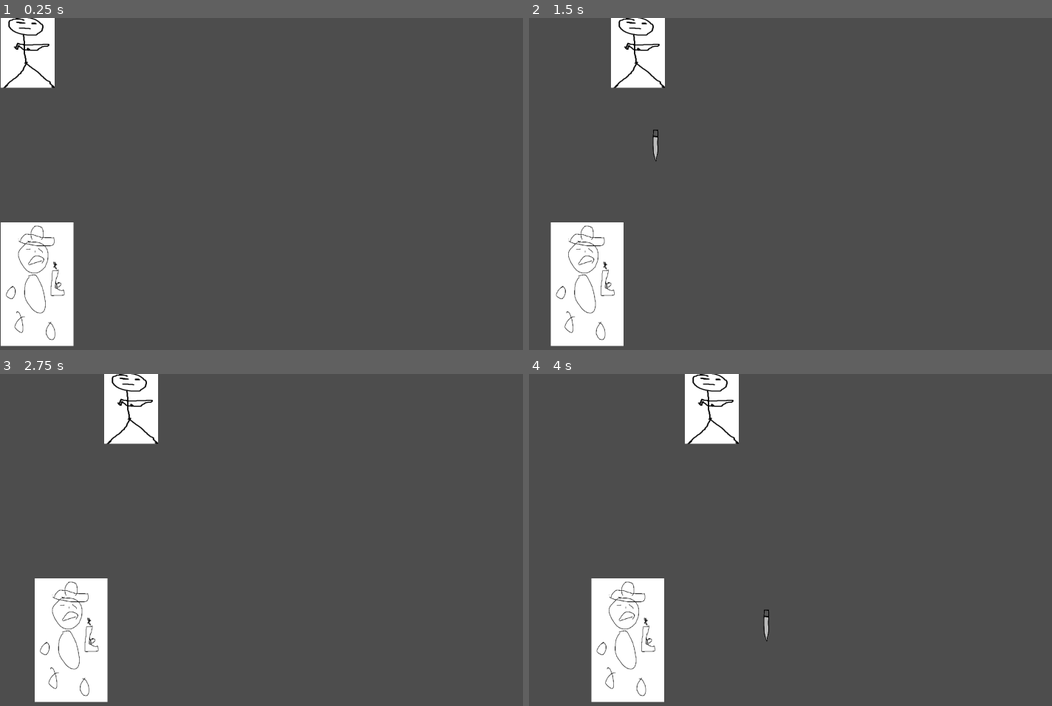
Above: before the commit, frames 1-4 (two rows, left to right).
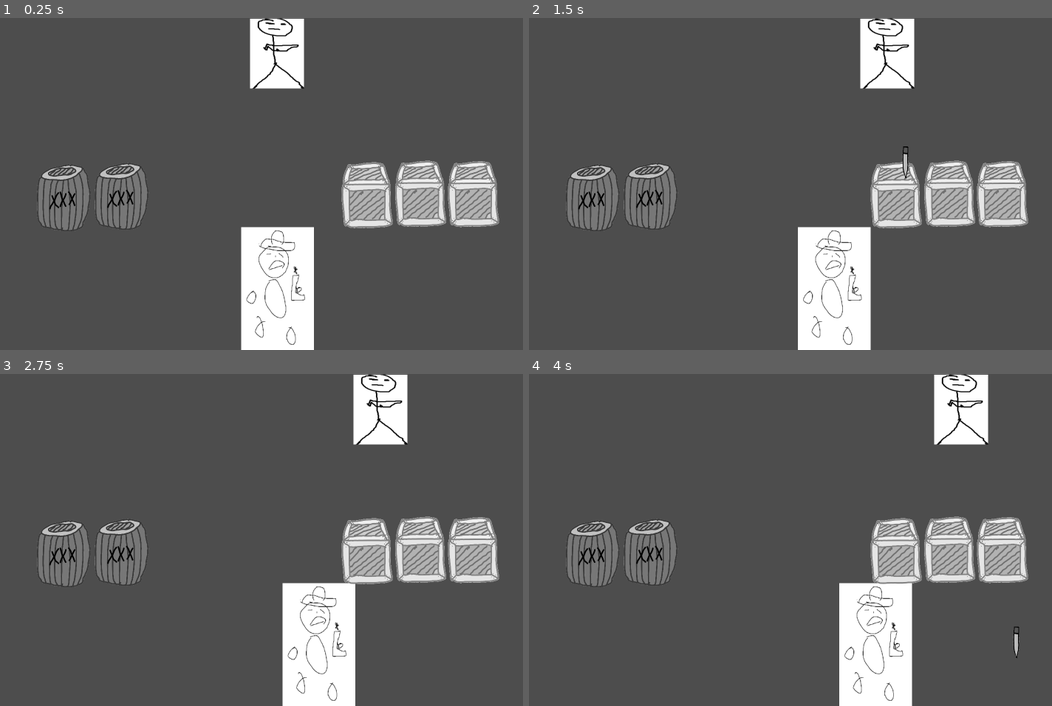
Above: after the commit, the same moments.

Repository: NihalBAnand/LD54
Game: Godot game, scene res://Scenes/shooter.tscn
Same seed, same stepped clock (60 frames per second), same inputs: the game is played once before the commit and once after it.
Inputs:
- Up to frame 1 (0.25 s): no input
- Up to frame 2 (1.5 s): hold D (player_right) 0.53-1.28 s; tap Space (shoot) at 0.6, 1.35 s; hold A (player_left) from 1.28 s (still down)
- Up to frame 3 (2.75 s): release A (player_left) at 2.03 s; hold D (player_right) from 2.03 s (still down); tap Space (shoot) at 2.1 s
- Up to frame 4 (4 s): tap Space (shoot) at 2.85, 3.6 s; release D (player_right) at 3.53 s; hold A (player_left) from 3.53 s (still down)

The runs differ from the first frame. In frame 1, 22% of the frame differs, in the area x 0-96%, y 0-100%; in frame 2, 22%, in the area x 4-96%, y 0-100%; in frame 3, 22%; in frame 4, 22%.

Commit message:
added bugged barrrells

Diff:
--- a/Scenes/shooter.tscn
+++ b/Scenes/shooter.tscn
@@ -1,12 +1,34 @@
-[gd_scene load_steps=3 format=3 uid="uid://bbshkf5t58wgq"]
+[gd_scene load_steps=5 format=3 uid="uid://bbshkf5t58wgq"]
 
 [ext_resource type="PackedScene" uid="uid://ysb5lvfag6hn" path="res://assets/prefabs/player.tscn" id="1_5kjdu"]
 [ext_resource type="PackedScene" uid="uid://5owr73mr7mac" path="res://assets/prefabs/baseEnemy.tscn" id="2_0vkvn"]
+[ext_resource type="PackedScene" uid="uid://biisjrgnsd4rl" path="res://assets/prefabs/crate.tscn" id="3_wspuf"]
+[ext_resource type="PackedScene" uid="uid://dbv0dswv54h50" path="res://assets/prefabs/barrel.tscn" id="4_5s7u7"]
 
 [node name="shooter" type="Node2D"]
 
 [node name="Player" parent="." instance=ExtResource("1_5kjdu")]
-position = Vector2(2, 0)
+position = Vector2(677, 2)
 
 [node name="baseEnemy" parent="." instance=ExtResource("2_0vkvn")]
-position = Vector2(1, 556)
+position = Vector2(638, 569)
+
+[node name="crate" parent="." instance=ExtResource("3_wspuf")]
+position = Vector2(1144, 496)
+scale = Vector2(0.4, 0.4)
+
+[node name="crate2" parent="." instance=ExtResource("3_wspuf")]
+position = Vector2(999, 500)
+scale = Vector2(0.4, 0.4)
+
+[node name="crate3" parent="." instance=ExtResource("3_wspuf")]
+position = Vector2(1287, 497)
+scale = Vector2(0.4, 0.4)
+
+[node name="barrel" parent="." instance=ExtResource("4_5s7u7")]
+position = Vector2(171, 479)
+scale = Vector2(0.35, 0.35)
+
+[node name="barrel2" parent="." instance=ExtResource("4_5s7u7")]
+position = Vector2(328, 475)
+scale = Vector2(0.35, 0.35)
--- /dev/null
+++ b/assets/prefabs/barrel.tscn
@@ -0,0 +1,15 @@
+[gd_scene load_steps=3 format=3 uid="uid://dbv0dswv54h50"]
+
+[ext_resource type="Texture2D" uid="uid://cttk7bn1o5ed3" path="res://assets/Art/Barrel.png" id="1_58u4q"]
+
+[sub_resource type="RectangleShape2D" id="RectangleShape2D_rdy4i"]
+size = Vector2(419, 515)
+
+[node name="barrel" type="Area2D"]
+
+[node name="Sprite2D" type="Sprite2D" parent="."]
+texture = ExtResource("1_58u4q")
+
+[node name="CollisionShape2D" type="CollisionShape2D" parent="."]
+position = Vector2(5.5, 28.5)
+shape = SubResource("RectangleShape2D_rdy4i")
--- a/assets/prefabs/baseEnemy.gd
+++ b/assets/prefabs/baseEnemy.gd
@@ -5,8 +5,10 @@
 @onready var spawn_point: Marker2D = $enemyBullletSpawn
 
 const speed = 1
+
 @export var player: PackedScene
 
+var health = 100
 
 func _physics_process(delta):
 	if  get_parent().get_node("Player").global_position.x> self.global_position.x:
@@ -27,3 +29,10 @@
 	var b: enemyBullet = enemyBullet.instantiate()
 	owner.add_child(b)
 	b.transform = spawn_point.global_transform
+
+
+func applyDamage(damage: float) -> void:
+	health-= damage
+	if health<=0:
+		queue_free()
+	print(health)
--- a/assets/prefabs/baseEnemy.tscn
+++ b/assets/prefabs/baseEnemy.tscn
@@ -8,7 +8,7 @@
 [sub_resource type="RectangleShape2D" id="RectangleShape2D_wj2rt"]
 size = Vector2(195, 332)
 
-[node name="baseEnemy" type="CharacterBody2D"]
+[node name="baseEnemy" type="CharacterBody2D" groups=["ppl"]]
 position = Vector2(1, 0)
 script = ExtResource("1_cw5j7")
 enemyBullet = ExtResource("2_hm1yb")
--- a/assets/prefabs/bullet.gd
+++ b/assets/prefabs/bullet.gd
@@ -13,5 +13,7 @@
 func _physics_process(delta):
 	position += transform.y*speed
 
-func _on_Bullet_body_entered(body):
+func _on_body_entered(body):
+	if body.is_in_group("ppl"):
+		body.applyDamage(20)
 	queue_free()
--- /dev/null
+++ b/assets/prefabs/crate.tscn
@@ -0,0 +1,15 @@
+[gd_scene load_steps=3 format=3 uid="uid://biisjrgnsd4rl"]
+
+[ext_resource type="Texture2D" uid="uid://bjh8etduxlifc" path="res://assets/Art/Crate.png" id="1_67ipi"]
+
+[sub_resource type="RectangleShape2D" id="RectangleShape2D_0g18r"]
+size = Vector2(326, 426.5)
+
+[node name="crate" type="Area2D"]
+
+[node name="Sprite2D" type="Sprite2D" parent="."]
+texture = ExtResource("1_67ipi")
+
+[node name="CollisionShape2D" type="CollisionShape2D" parent="."]
+position = Vector2(-11, -48.25)
+shape = SubResource("RectangleShape2D_0g18r")
--- a/assets/prefabs/enemyBullet.gd
+++ b/assets/prefabs/enemyBullet.gd
@@ -13,5 +13,9 @@
 func _physics_process(delta):
 	position -= transform.y*speed
 
-func _on_Bullet_body_entered(body):
-	queue_free()
+
+
+func _on_body_entered(body):
+	if body.is_in_group("ppl"):
+		body.applyDamage(10)
+	queue_free() # Replace with function body.
--- a/assets/prefabs/enemyBullet.tscn
+++ b/assets/prefabs/enemyBullet.tscn
@@ -4,18 +4,21 @@
 [ext_resource type="Texture2D" uid="uid://bt77mq53fq2gi" path="res://assets/Art/Bullet.png" id="2_wurk1"]
 
 [sub_resource type="RectangleShape2D" id="RectangleShape2D_nuwia"]
-size = Vector2(98, 12)
+size = Vector2(96.0869, 12)
 
-[node name="enemybullet" type="Area2D"]
+[node name="enemybullet" type="Area2D" groups=["bullet"]]
 scale = Vector2(0.25, 0.25)
 script = ExtResource("1_5r3wa")
 
 [node name="Sprite2D" type="Sprite2D" parent="."]
+position = Vector2(1.36223, -47.0869)
 rotation = -1.5708
 scale = Vector2(0.652174, 0.267241)
 texture = ExtResource("2_wurk1")
 
 [node name="CollisionShape2D" type="CollisionShape2D" parent="."]
-position = Vector2(-1, 0)
+position = Vector2(0.362232, -48.0434)
 rotation = 1.5708
 shape = SubResource("RectangleShape2D_nuwia")
+
+[connection signal="body_entered" from="." to="." method="_on_body_entered"]
--- a/assets/prefabs/player.tscn
+++ b/assets/prefabs/player.tscn
@@ -7,7 +7,7 @@
 [sub_resource type="RectangleShape2D" id="RectangleShape2D_pa474"]
 size = Vector2(118, 208)
 
-[node name="Player" type="CharacterBody2D"]
+[node name="Player" type="CharacterBody2D" groups=["ppl"]]
 scale = Vector2(1.21926, 0.896552)
 motion_mode = 1
 platform_on_leave = 2
--- a/assets/prefabs/playerBullet.tscn
+++ b/assets/prefabs/playerBullet.tscn
@@ -6,16 +6,19 @@
 [sub_resource type="RectangleShape2D" id="RectangleShape2D_nuwia"]
 size = Vector2(98, 12)
 
-[node name="bullet" type="Area2D"]
+[node name="bullet" type="Area2D" groups=["bullet"]]
 scale = Vector2(0.25, 0.25)
 script = ExtResource("1_oncu3")
 
 [node name="Sprite2D" type="Sprite2D" parent="."]
+position = Vector2(1.36223, 48.9131)
 rotation = 1.5708
 scale = Vector2(0.652174, 0.267241)
 texture = ExtResource("2_p84tj")
 
 [node name="CollisionShape2D" type="CollisionShape2D" parent="."]
-position = Vector2(-1, 0)
+position = Vector2(0.362227, 48.9131)
 rotation = 1.5708
 shape = SubResource("RectangleShape2D_nuwia")
+
+[connection signal="body_entered" from="." to="." method="_on_body_entered"]
--- a/assets/scripts/Player.gd
+++ b/assets/scripts/Player.gd
@@ -6,18 +6,46 @@
 @export var bullet: PackedScene
 @onready var spawn_point: Marker2D = $BulletSpawn
 
+var health = 100
+var delayTimer = null
+var bulletDelay =  .2
+var canShoot = true
 func get_input():
 	var input_direction = Input.get_vector("player_left", "player_right", "player_up", "player_down")
 	velocity = input_direction * speed
 
 
+func _ready():
+	delayTimer = Timer.new()
+	delayTimer.set_one_shot(true)
+	delayTimer.set_wait_time(bulletDelay)
+	delayTimer.timeout.connect(_on_delay_complete)
+	add_child(delayTimer)
+
+
+
 func _physics_process(delta):
 	get_input()
 	move_and_slide()
-	if Input.is_action_just_pressed("shoot"): shoot()
+	if Input.is_action_just_pressed("shoot") && (canShoot): shoot()
 
 
 func shoot():
 	var b: bullet = bullet.instantiate()
 	owner.add_child(b)
 	b.transform = spawn_point.global_transform
+	canShoot = false
+	delayTimer.start()
+
+
+func _on_delay_complete():
+	canShoot = true
+
+
+
+func applyDamage(damage: float) -> void:
+	health-= damage
+	if health<=0:
+		queue_free()
+	print("player health: ")
+	print(health)
Binary file added: assets/Art/Barrel.png
Not shown, added: assets/Art/Barrel.png.import
Binary file added: assets/Art/Crate.png
Not shown, added: assets/Art/Crate.png.import
